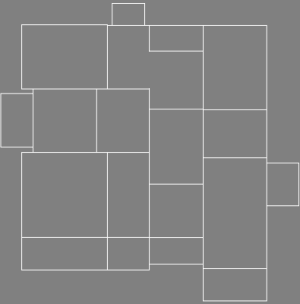
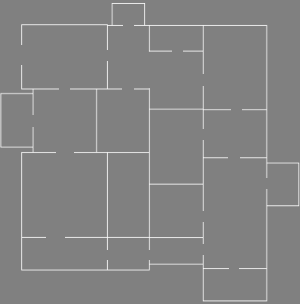
Layers edited between the first and the second 300×304 image:
painted on "Minimap" over [21, 24, 268, 270]
